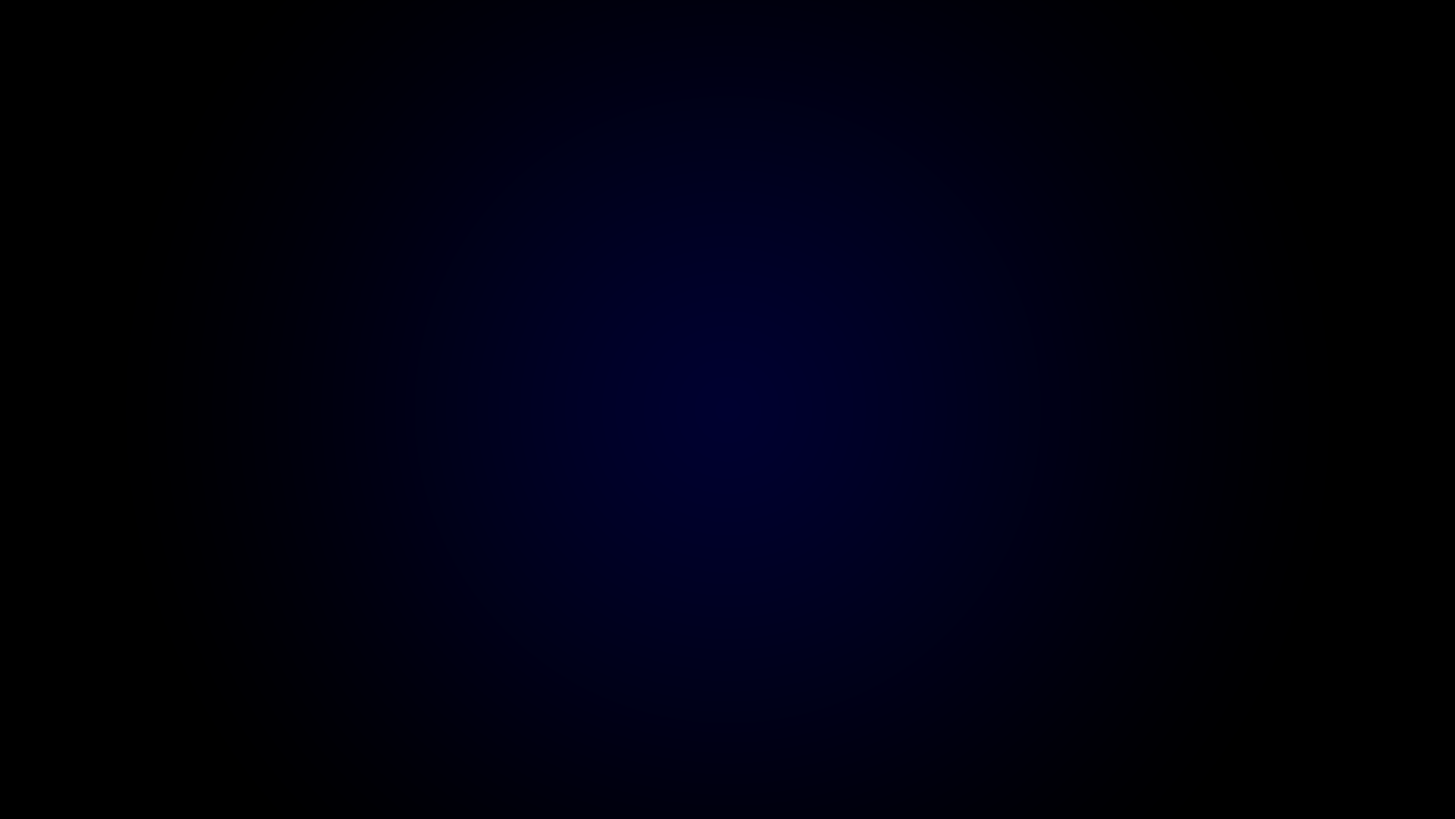
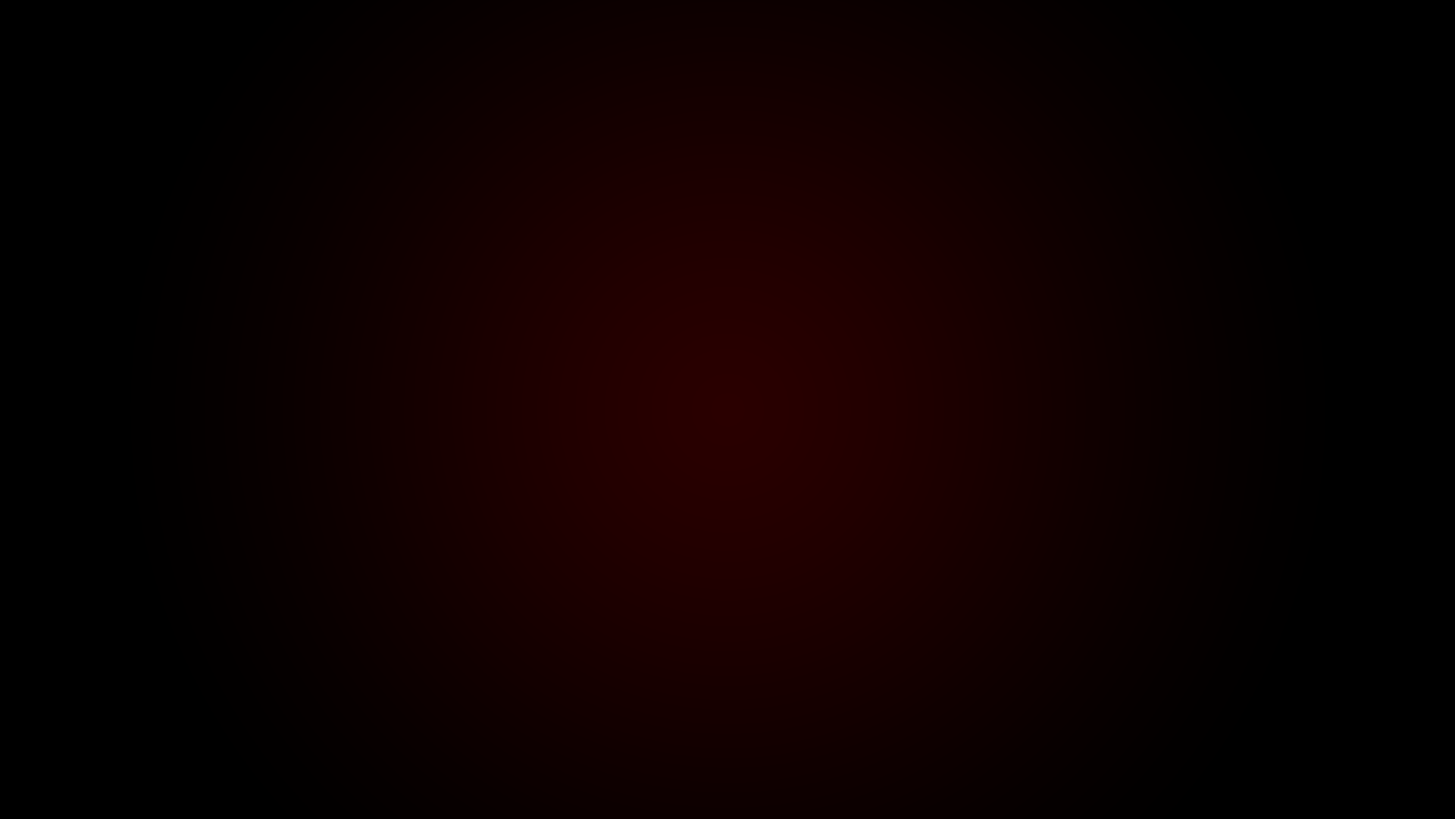
Two versions of the same layered image (1455×819). Layer-by-layer changes:
pixels changed over [left=165, top=0, right=1291, bottom=819] (layer not identified)
